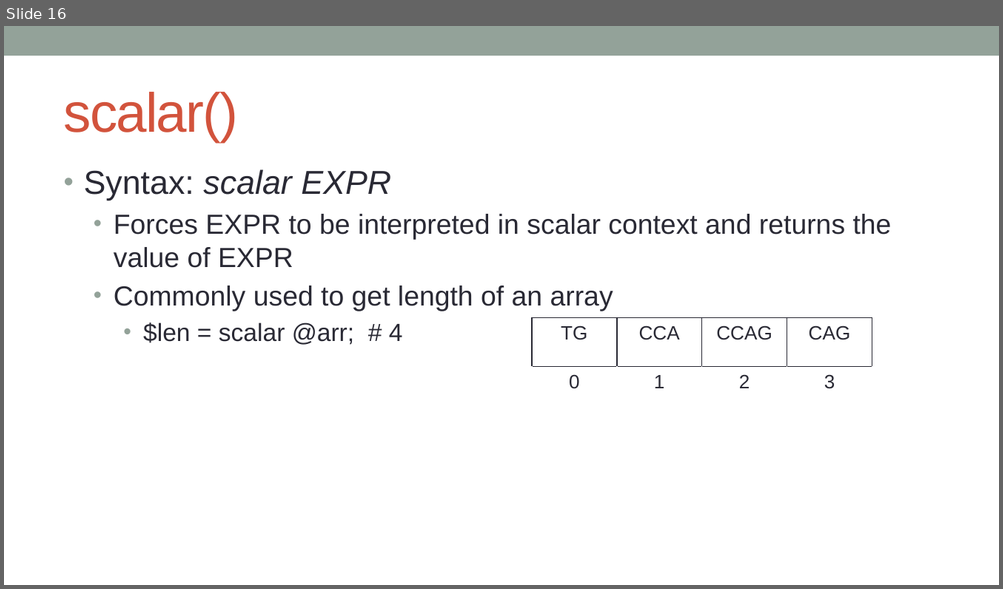
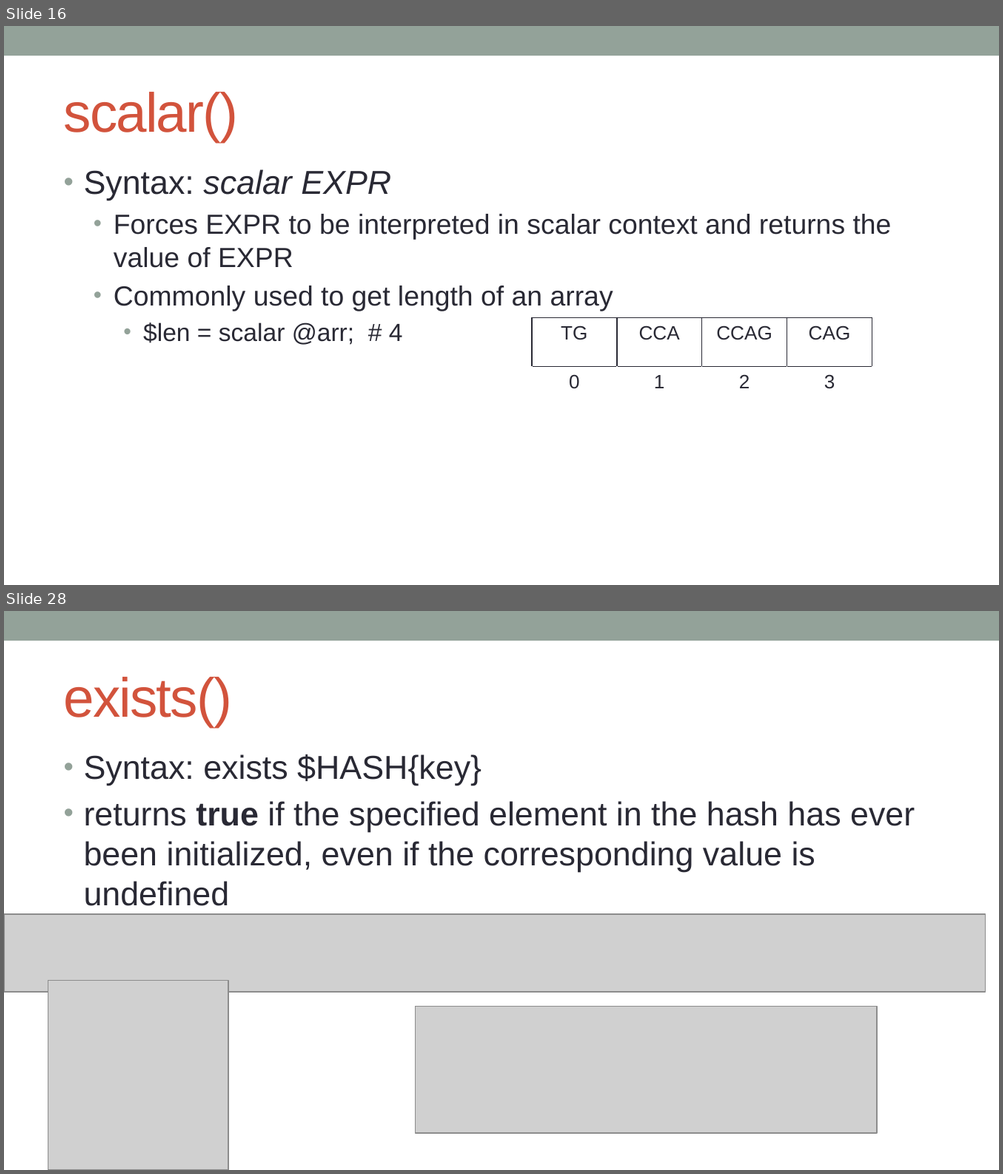
Before and after one commit to kanhu-pcr-code/bioinfo-PERL-course, a slide deck: PPTs/Operations_on_variables.pptx. Shown one above the other, each under a label of ours: slide 16 before the commit, slides 16 and 28 after it; the slides between them are not shown. The pictures are 1003x589 and 1003x1174 pixels, drawn with LibreOffice and Linux fonts; fonts in the diff are those of the drawing; grey boxes stand for pictures. Boxes give left, top, right and bottom in pixels: in the first picture for what was removed or moved away, otherwise in the second. Text is boxed around its words. In the diff, an @@ line names an element or a change of style, - is before the commit and + after.

```diff
--- a/PPTs/Operations_on_variables.pptx
+++ b/PPTs/Operations_on_variables.pptx
@@ slide 28 added at [4,611,999,1170], background #FFFFFF; not listed: 1 template element that a slide beside it also shows @@
@@ title added at [64,677,232,727], 40 pt, text #D2533C @@
+exists()
@@ text added at [84,755,914,906], 24 pt, text #292934 @@
+• Syntax: exists $HASH{key}
+• returns true if the specified element in the hash has ever been initialized, even if the corresponding value is undefined
@@ picture added at [4,914,984,992] @@
@@ picture added at [48,981,227,1170] @@
@@ picture added at [415,1007,876,1134] @@
```
Also in this commit, not shown: 3 slides changed, 14 other slides added, 5 other files.
